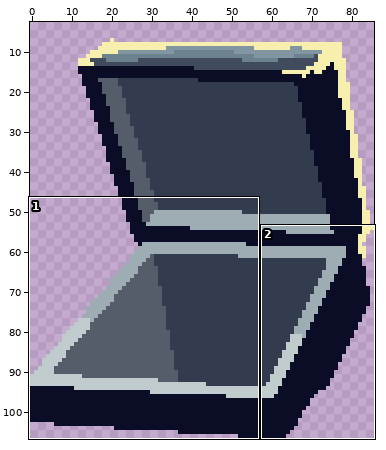
Two versions of one sprite sheet, ice-cream-roguelite/assets/truck/cooler_1_open.png. The picture above shows the old version from afar; the outline marks the close-up.
Close-up. Before:
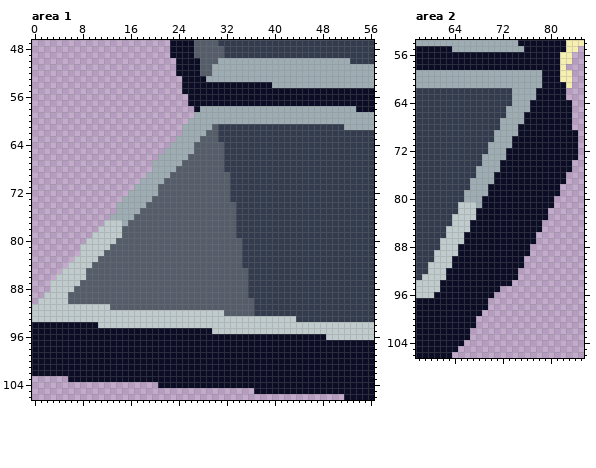
The file is 86x107 pixels. Shown: area 1: x 0..56, y 47..106; area 2: x 58..85, y 54..106. The wide view leaves out empty margins.
Once edited:
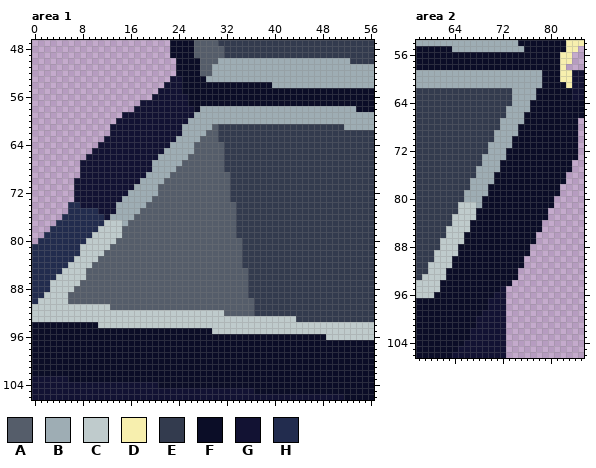
Palette (. is transparent): A #555d6a  B #9eadb4  C #bfcbcc  D #f7efae  E #333b4e  F #0b0d27  G #121233  H #222c4e
The edit:
Area 1:
There is now colour G in row 53 at x 23 to 24; in row 54 at x 22 to 24; in row 55 at x 21 to 24; in row 56 at x 20 to 25; in row 57 at x 18 to 25; in row 58 at x 17 to 26.
There is now colour G in row 59 at x 15 to 26; in row 60 at x 14 to 25; in rows 61 to 62 at x 13 to 24; in row 63 at x 12 to 23; in row 64 at x 11 to 22; in row 65 at x 10 to 21.
There is now colour G in row 66 at x 9 to 20; in rows 67 to 68 at x 8 to 19; in row 69 at x 8 to 18; in row 70 at x 7 to 17; in row 71 at x 7 to 16; in row 72 at x 7 to 15.
There is now colour G in row 73 at x 7 to 14; in row 74 at x 8 to 13; in row 75 at x 11 to 13; in row 76 at x 12; in row 103 at x 0 to 5; in row 104 at x 0 to 20.
There is now colour G in row 105 at x 0 to 36; in row 106 at x 0 to 51.
There is now colour H in row 74 at x 6 to 7; in row 75 at x 6 to 10; in row 76 at x 5 to 11; in row 77 at x 4 to 11; in row 78 at x 3 to 10; in row 79 at x 2 to 9.
There is now colour H in row 80 at x 1 to 8; in rows 81 to 82 at x 0 to 7; in row 83 at x 0 to 6; in row 84 at x 0 to 5; in row 85 at x 0 to 4; in row 86 at x 0 to 3.
There is now colour H in rows 87 to 88 at x 0 to 2; in row 89 at x 0 to 1; in row 90 at x 0.
Area 2:
There is now colour F in rows 62 to 63 at x 83; in rows 64 to 66 at x 84 to 85; in rows 67 to 68 at x 84.
There is now colour G in rows 59 to 63 at x 84 to 85; in row 95 at x 72; in row 96 at x 71 to 72; in rows 97 to 98 at x 70 to 72; in row 99 at x 69 to 72; in rows 100 to 101 at x 68 to 72.
There is now colour G in rows 102 to 103 at x 67 to 72; in row 104 at x 66 to 72; in row 105 at x 65 to 72; in row 106 at x 64 to 72.
Boxes around the changes in both close-ups, in picture pixels (x1, y1, x2, y2):
added: (32, 76, 194, 304)
added: (32, 376, 344, 400)
added: (566, 70, 584, 130)
added: (452, 286, 506, 358)
